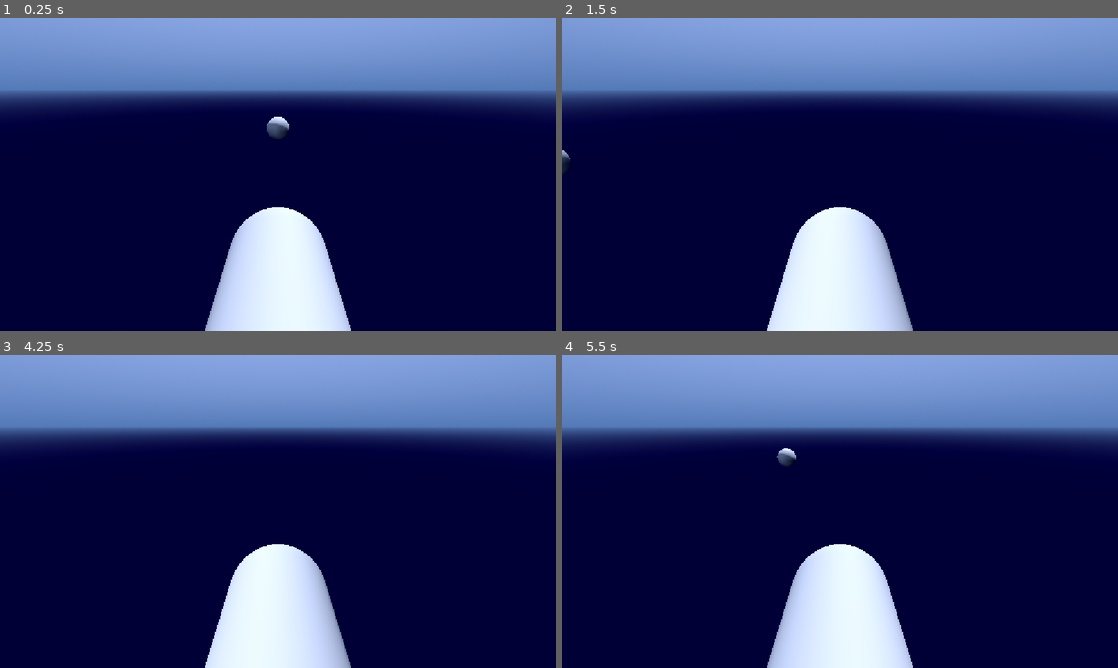
Above: before the commit, frames 1-4 (two rows, left to right).
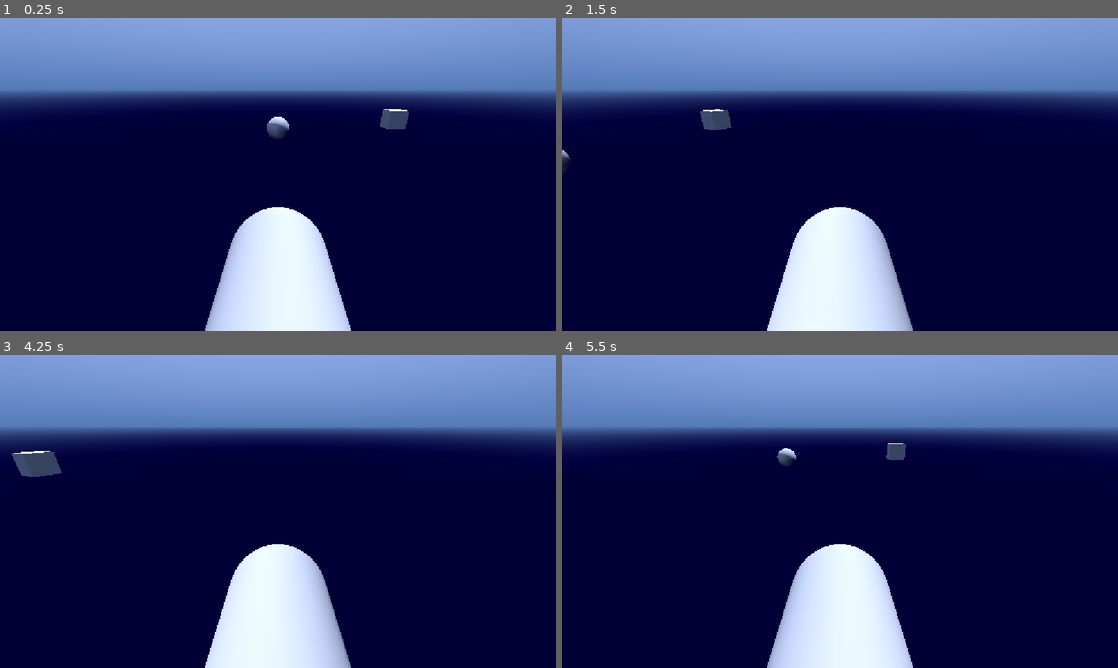
Above: after the commit, the same moments.

Repository: PeterDrake/yachtsinkers
Game: Godot game, scene res://yachtsinkers.tscn
Same seed, same stepped clock (60 frames per second), same inputs: the game is played once before the commit and once after it. Sound files missing from this copy of the repository are replaced by a short silence.
Inputs (mouse positions are in pixels of both pictures, inside the frame that each line leads up to):
- Up to frame 1 (0.25 s): no input
- Up to frame 2 (1.5 s): tap Enter at 0.5 s; move the mouse to (962, 158) at 0.52 s; hold Right (right) 0.53-1.28 s; tap Space (space) at 0.6, 1.35 s; move the mouse to (728, 190) at 1.27 s; hold Down (ui_down) from 1.28 s (still down)
- Up to frame 3 (4.25 s): tap Space (space) at 2, 2.1, 2.85, 3.5, 3.6 s; move the mouse to (333, 442) at 2.02 s; release Down (ui_down) at 2.03 s; hold Right (right) 2.03-2.78 s; tap Enter at 2.75 s; move the mouse to (250, 574) at 2.77 s; hold Up (forward) 2.78-3.53 s; move the mouse to (444, 558) at 3.52 s; hold Left (left) from 3.53 s (still down)
- Up to frame 4 (5.5 s): move the mouse to (673, 464) at 4.27 s; tap Space (space) at 4.35, 5.1 s; move the mouse to (867, 511) at 5.02 s; release Left (left) at 5.03 s; hold Down (ui_down) from 5.03 s (still down)

The runs differ from the first frame. In frame 1, 0.3% of the frame differs, in the area x 68-74%, y 29-36%; in frame 2, 0.3%; in frame 3, 0.6%, in the area x 2-12%, y 30-39%; in frame 4, 0.2%.
Error in both runs: Out of bounds get index '0' (on base: 'PackedStringArray') (res://speech.gd:3)

Commit message:
Rock exists

Diff:
--- /dev/null
+++ b/rock.gd
@@ -0,0 +1,9 @@
+extends Area3D
+
+@onready var speech := get_node("/root/YachtSinkers/Speech")
+
+func _on_body_entered(_body: Node) -> void:
+	speech.say("Collision with rock")
+
+func sonar_return() -> void:
+	speech.say("Rock")
--- /dev/null
+++ b/rock.tscn
@@ -0,0 +1,18 @@
+[gd_scene format=3 uid="uid://bxsllf8ybqpya"]
+
+[ext_resource type="Script" uid="uid://dgpti0wp78lpe" path="res://rock.gd" id="1_o0qsl"]
+
+[sub_resource type="BoxShape3D" id="BoxShape3D_dcxyd"]
+
+[sub_resource type="BoxMesh" id="BoxMesh_o0qsl"]
+
+[node name="Rock" type="Area3D" unique_id=1808236213]
+script = ExtResource("1_o0qsl")
+
+[node name="CollisionShape3D" type="CollisionShape3D" parent="." unique_id=1733591117]
+shape = SubResource("BoxShape3D_dcxyd")
+
+[node name="MeshInstance3D" type="MeshInstance3D" parent="." unique_id=718199581]
+mesh = SubResource("BoxMesh_o0qsl")
+
+[connection signal="body_entered" from="." to="." method="_on_body_entered"]
--- a/yachtsinkers.tscn
+++ b/yachtsinkers.tscn
@@ -3,6 +3,7 @@
 [ext_resource type="PackedScene" uid="uid://cca0fudfwucjs" path="res://player.tscn" id="1_djnc4"]
 [ext_resource type="PackedScene" uid="uid://baaiohuuwnua8" path="res://buoy.tscn" id="2_xpjbq"]
 [ext_resource type="PackedScene" uid="uid://bsjjrexwnmn13" path="res://speech.tscn" id="3_xpjbq"]
+[ext_resource type="PackedScene" uid="uid://bxsllf8ybqpya" path="res://rock.tscn" id="4_o6jxr"]
 
 [sub_resource type="ProceduralSkyMaterial" id="ProceduralSkyMaterial_noarx"]
 sky_top_color = Color(0.62549645, 0.72092956, 0.96595246, 1)
@@ -36,3 +37,6 @@
 transform = Transform3D(1, 0, 0, 0, 1, 0, 0, 0, 1, 0, 0, -8)
 
 [node name="Speech" parent="." unique_id=106919617 instance=ExtResource("3_xpjbq")]
+
+[node name="Rock" parent="." unique_id=1808236213 instance=ExtResource("4_o6jxr")]
+transform = Transform3D(1, 0, 0, 0, 1, 0, 0, 0, 1, 6.759991, 4.7683716e-07, -11.099407)
Not shown, added: rock.gd.uid
